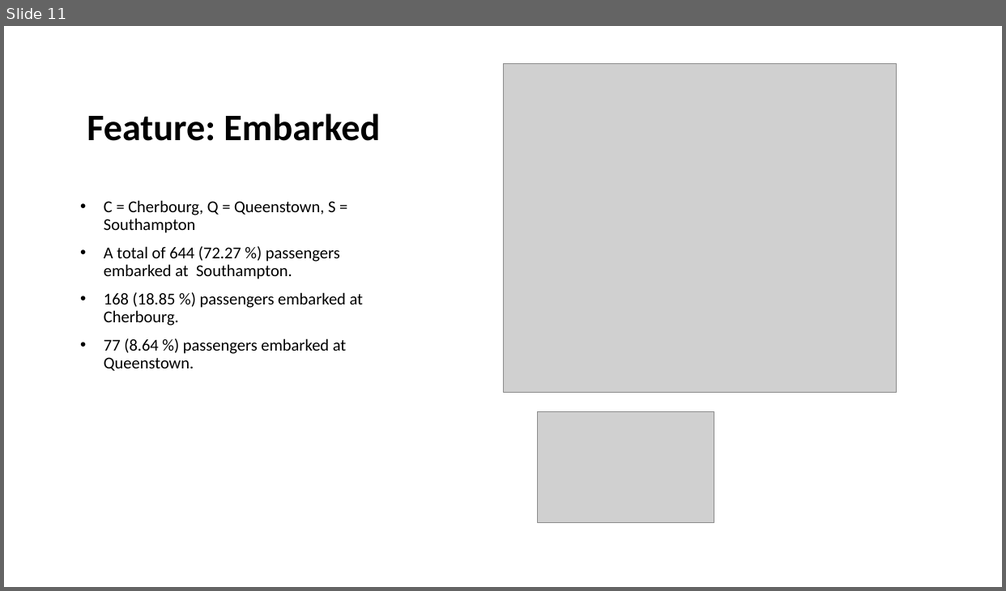
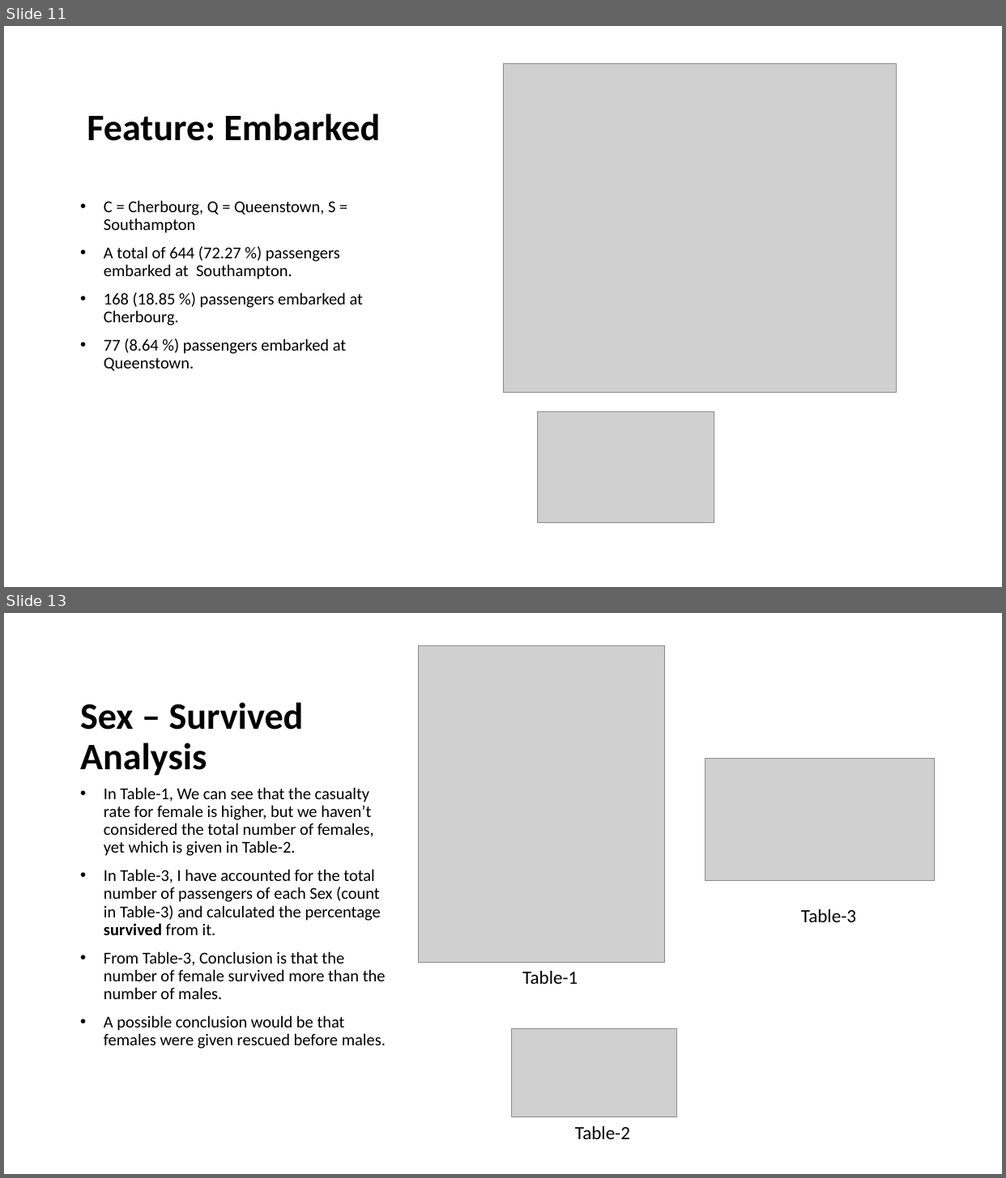
Before and after one commit to Visque/Titanic, a slide deck: ppt.pptm. Shown one above the other, each under a label of ours: slide 11 before the commit, slides 11 and 13 after it; the slides between them are not shown. The pictures are 1006x591 and 1006x1178 pixels, drawn with LibreOffice and Linux fonts; fonts in the diff are those of the drawing; grey boxes stand for pictures. Boxes give left, top, right and bottom in pixels: in the first picture for what was removed or moved away, otherwise in the second. Text is boxed around its words. In the diff, an @@ line names an element or a change of style, - is before the commit and + after.

```diff
--- a/ppt.pptm
+++ b/ppt.pptm
@@ slide 13 added at (4,613,1002,1174), background #FFFFFF @@
@@ picture added at (418,645,664,962) @@
@@ title added at (80,702,304,776), 36 pt, text #000000, bold @@
+Sex – Survived Analysis
@@ picture added at (705,758,935,881) @@
@@ text added at (104,787,386,1049), 16 pt, text #000000 @@
+• In Table-1, We can see that the casualty rate for female is higher, but we haven’t considered the total number of females, yet which is given in Table-2.
+• In Table-3, I have accounted for the total number of passengers of each Sex (count in Table-3) and calculated the percentage survived from it.
+• From Table-3, Conclusion is that the number of female survived more than the number of males.
+• A possible conclusion would be that females were given rescued before males.
@@ text added at (801,909,856,922), 18 pt, text #000000 @@
+Table-3
@@ text added at (522,971,577,984), 18 pt, text #000000 @@
+Table-1
@@ picture added at (512,1029,677,1118) @@
@@ text added at (575,1127,630,1139), 18 pt, text #000000 @@
+Table-2
```
Also in this commit, not shown: 3 slides changed, 11 other slides added, 1 slide removed.
